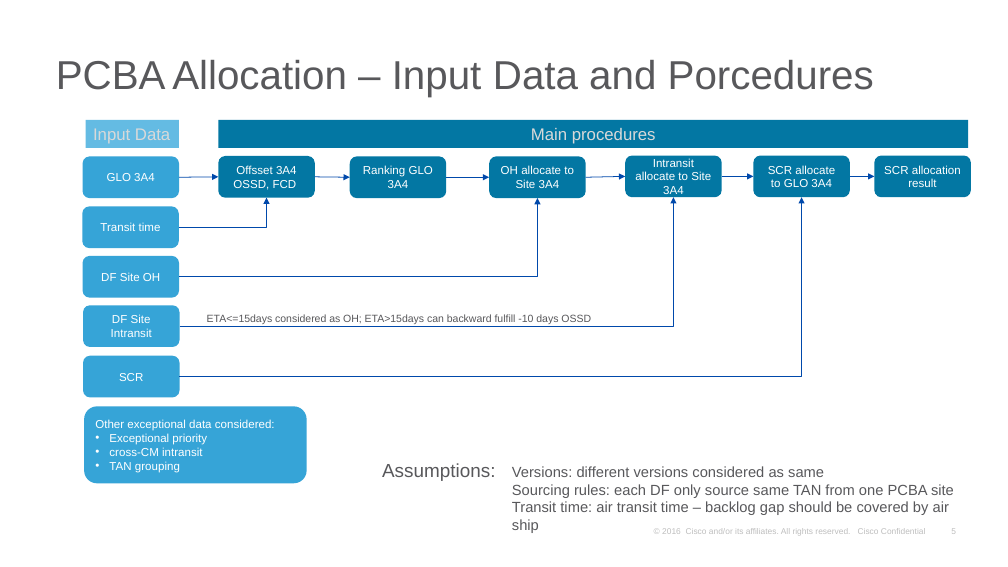
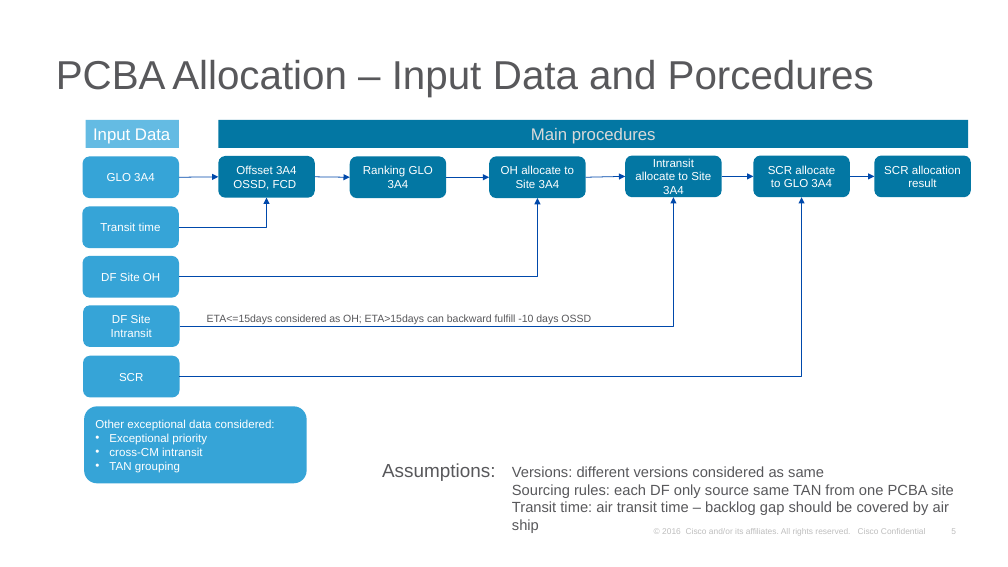
Before and after one commit to kenwang4585/pcba_allocation, a slide deck: slide 5 of PCBA allocation procedure and logic - Nov 12.pptx. Drawn at 1008x567 pixels with LibreOffice and Linux fonts; fonts in the diff are those of the drawing; background and template pictures are left out. Boxes give left, top, right and bottom in pixels: in the first picture for what was removed or moved away, otherwise in the second. Text is boxed around its words. In the diff, an @@ line names an element or a change of style, - is before the commit and + after.

```diff
--- a/PCBA allocation procedure and logic - Nov 12.pptx
+++ b/PCBA allocation procedure and logic - Nov 12.pptx
@@ rectangle "Input Data" at bbox=[85, 120, 178, 148]: text colour #D9D9D9 to #FFFFFF @@
```
Also in this commit, not shown: 1 other slide changed, 2 other files.
